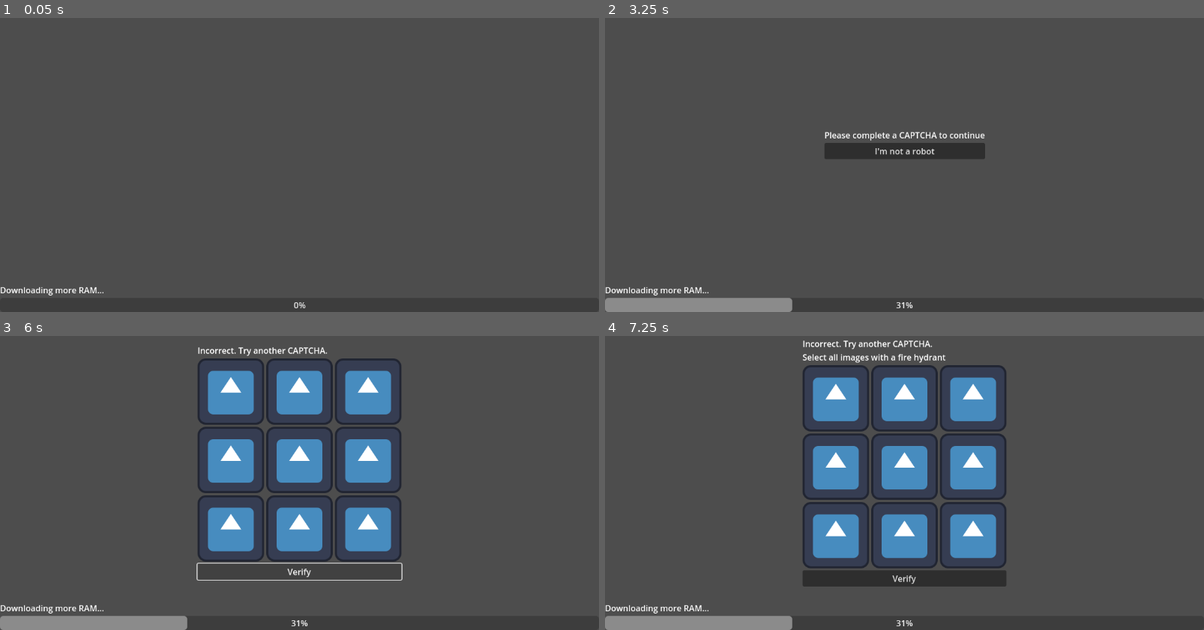
Above: before the commit, frames 1-4 (two rows, left to right).
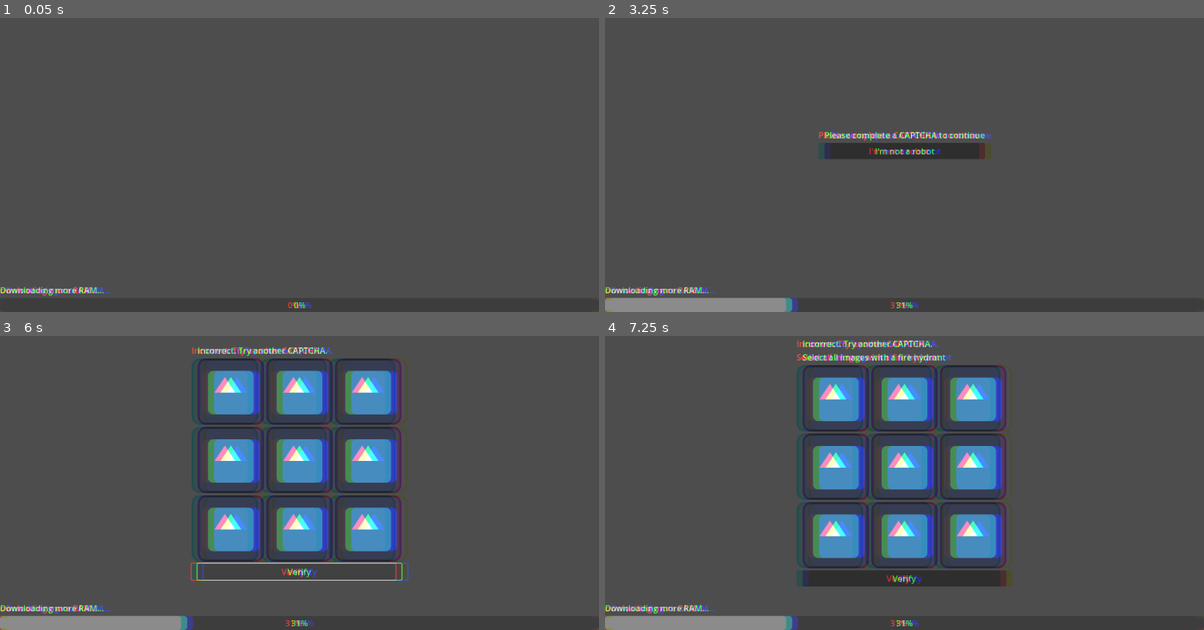
Above: after the commit, the same moments.

Repository: asalhi1/GMTK2025
Game: Godot game, scene res://Levels/level2.tscn
Same seed, same stepped clock (60 frames per second), same inputs: the game is played once before the commit and once after it. The engine's default icon, where the game draws it, is replaced by a stand-in: a white triangle on a blue panel in a dark square.
Inputs (mouse positions are in pixels of both pictures, inside the frame that each line leads up to):
- Up to frame 1 (0.05 s): no input
- Up to frame 2 (3.25 s): move the mouse to (1036, 126) at 0.52 s; hold Right (ui_right) 0.53-1.28 s; click (1036, 126) at 0.67 s; move the mouse to (784, 162) at 1.27 s; hold Left (ui_left) 1.28-2.03 s; click (784, 162) at 1.42 s; move the mouse to (964, 70) at 2.02 s; hold Right (ui_right) from 2.03 s (still down); click (964, 70) at 2.17 s; move the mouse to (874, 212) at 2.77 s; click (874, 212) at 2.92 s
- Up to frame 3 (6 s): move the mouse to (479, 512) at 3.52 s; release Right (ui_right) at 3.53 s; hold Left (ui_left) 3.53-5 s; click (479, 512) at 3.67 s; move the mouse to (119, 412) at 4.27 s; click (119, 412) at 4.42 s; click "I'm not a robot" at 5 s; click "Verify" at 5.75 s
- Up to frame 4 (7.25 s): move the mouse to (934, 462) at 6.52 s; hold Left (ui_left) from 6.53 s (still down); click (934, 462) at 6.67 s

The runs differ from the first frame. In frame 1, 0.4% of the frame differs, in the area x 0-53%, y 91-99%; in frame 2, 1.4%; in frame 3, 8.5%; in frame 4, 9.1%, in the area x 0-68%, y 1-100%.

Commit message:
Level 4 Logic, Glitch Shader

Diff:
--- /dev/null
+++ b/Levels/Level4/crosshair.tscn
@@ -0,0 +1,14 @@
+[gd_scene format=3 uid="uid://cbevij5ckrtc1"]
+
+[node name="Crosshair" type="Node2D"]
+
+[node name="Line2D" type="Line2D" parent="."]
+position = Vector2(0, -30)
+points = PackedVector2Array(0, 2, 0, 60)
+width = 5.0
+
+[node name="Line2D2" type="Line2D" parent="."]
+position = Vector2(31, -1)
+rotation = 1.5708
+points = PackedVector2Array(0, 2, 0, 60)
+width = 5.0
--- /dev/null
+++ b/Levels/Level4/duck.tscn
@@ -0,0 +1,31 @@
+[gd_scene load_steps=5 format=3 uid="uid://c2mbdg6yrafb1"]
+
+[ext_resource type="Texture2D" uid="uid://crhdopqg84qo0" path="res://icon.svg" id="1_dauhj"]
+[ext_resource type="Script" uid="uid://s0j57shebkje" path="res://Scripts/duck.gd" id="1_vvu0r"]
+
+[sub_resource type="SpriteFrames" id="SpriteFrames_dauhj"]
+animations = [{
+"frames": [{
+"duration": 1.0,
+"texture": ExtResource("1_dauhj")
+}],
+"loop": true,
+"name": &"default",
+"speed": 5.0
+}]
+
+[sub_resource type="RectangleShape2D" id="RectangleShape2D_vvu0r"]
+size = Vector2(121, 122)
+
+[node name="Duck" type="Area2D"]
+script = ExtResource("1_vvu0r")
+speed = 100
+
+[node name="AnimatedSprite2D" type="AnimatedSprite2D" parent="."]
+sprite_frames = SubResource("SpriteFrames_dauhj")
+
+[node name="CollisionShape2D" type="CollisionShape2D" parent="."]
+position = Vector2(0.5, 0)
+shape = SubResource("RectangleShape2D_vvu0r")
+
+[connection signal="input_event" from="." to="." method="_on_input_event"]
--- /dev/null
+++ b/Levels/Level4/level4.tscn
@@ -0,0 +1,36 @@
+[gd_scene load_steps=4 format=3 uid="uid://b2qch1svmbjpp"]
+
+[ext_resource type="Script" uid="uid://bs8150myfx7tq" path="res://Scripts/level_4.gd" id="1_1nblm"]
+[ext_resource type="PackedScene" uid="uid://c2mbdg6yrafb1" path="res://Levels/Level4/duck.tscn" id="1_qtf76"]
+[ext_resource type="PackedScene" uid="uid://cbevij5ckrtc1" path="res://Levels/Level4/crosshair.tscn" id="3_u7xlw"]
+
+[node name="Level4" type="Control" node_paths=PackedStringArray("duck_container", "progress_bar")]
+layout_mode = 3
+anchors_preset = 15
+anchor_right = 1.0
+anchor_bottom = 1.0
+grow_horizontal = 2
+grow_vertical = 2
+mouse_filter = 1
+script = ExtResource("1_1nblm")
+duck_scene = ExtResource("1_qtf76")
+crosshair_scene = ExtResource("3_u7xlw")
+duck_container = NodePath("BarContainer")
+progress_bar = NodePath("BarContainer/ProgressBar")
+
+[node name="BarContainer" type="VBoxContainer" parent="."]
+layout_mode = 1
+anchors_preset = 12
+anchor_top = 1.0
+anchor_right = 1.0
+anchor_bottom = 1.0
+offset_top = -54.0
+grow_horizontal = 2
+grow_vertical = 0
+
+[node name="ProgressBar" type="ProgressBar" parent="BarContainer"]
+layout_mode = 2
+
+[node name="Label" type="Label" parent="BarContainer"]
+layout_mode = 2
+text = "Loading..."
--- a/Levels/level_1.tscn
+++ b/Levels/level_1.tscn
@@ -16,9 +16,11 @@
 bg_color = Color(0.0833298, 0.726508, 0, 1)
 
 [node name="Level1" type="Node2D"]
+position = Vector2(38, 9)
 script = ExtResource("1_3mhv4")
 
 [node name="Player" type="CharacterBody2D" parent="."]
+position = Vector2(-198, 9)
 script = ExtResource("2_rf6l5")
 
 [node name="Sprite2D" type="Sprite2D" parent="Player"]
--- /dev/null
+++ b/Scripts/duck.gd
@@ -0,0 +1,19 @@
+extends Area2D
+
+@export var speed : int
+var was_shot := false
+signal duck_shot
+
+func _physics_process(delta: float) -> void:
+	if was_shot:
+		return
+	position.x += speed * delta
+	if position.x > get_viewport_rect().size.x + 50:
+		position.x = -50  # Wrap around to left
+
+func _on_input_event(viewport, event, shape_idx):
+	if event is InputEventMouseButton and event.pressed:
+		was_shot = true
+		hide()
+		duck_shot.emit()
+		queue_free()
--- a/Scripts/level_2.gd
+++ b/Scripts/level_2.gd
@@ -64,7 +64,7 @@
 	while loading_bar.value < 100:
 		loading_bar.value += 1
 		await get_tree().create_timer(0.03).timeout
-	# Go to next level, or show crash
+	TransitionManager.transition_to("res://Levels/level3.tscn")
 
 func _on_captcha_button_pressed() -> void:
 	captcha_ui.visible = true
--- /dev/null
+++ b/Scripts/level_4.gd
@@ -0,0 +1,33 @@
+extends Control
+
+@export var duck_scene : PackedScene
+@export var crosshair_scene : PackedScene
+@export var duck_container : Node
+@export var progress_bar : ProgressBar
+
+var total_ducks := 6
+var ducks_shot := 0
+var crosshair
+
+func _ready():
+	Input.set_mouse_mode(Input.MOUSE_MODE_HIDDEN)
+	crosshair = crosshair_scene.instantiate()
+	add_child(crosshair)
+	for i in total_ducks:
+		var duck = duck_scene.instantiate()
+		duck.position = Vector2(-i * 200 + 1000, -100)
+		duck_container.add_child(duck)
+		duck.duck_shot.connect(_on_duck_shot)
+
+func _process(delta: float) -> void:
+	crosshair.global_position = get_viewport().get_mouse_position()
+
+func _on_duck_shot():
+	ducks_shot += 1
+	var t = create_tween()
+	t.set_trans(Tween.TRANS_CUBIC)
+	t.set_ease(Tween.EASE_IN_OUT)
+	t.tween_property(progress_bar, "value", float(ducks_shot) / total_ducks * 100.0, .5)
+	#progress_bar.value = float(ducks_shot) / total_ducks * 100.0
+	if ducks_shot == total_ducks:
+		print("Loading complete!")
--- a/Scripts/terminal.gd
+++ b/Scripts/terminal.gd
@@ -25,7 +25,7 @@
 			loading_bar.value = 100
 			history.text += "\nResuming loading sequence..."
 			await get_tree().create_timer(1.0).timeout
-			# Emit signal or change scene
+			TransitionManager.transition_to("res://Levels/Level4/level4.tscn")
 		"help":
 			history.text += "\nAvailable commands:\n - status\n - launch_missiles\n - make_coffee\n - reboot\n - help\n - clear"
 		"status":
--- /dev/null
+++ b/Utilities/transition_manager.gd
@@ -0,0 +1,15 @@
+extends CanvasLayer
+
+@onready var overlay = $ColorRect
+@onready var animation_player = $AnimationPlayer
+
+var target_scene_path : String
+
+func transition_to(scene_path: String):
+	target_scene_path = scene_path
+	animation_player.play("glitch_out")
+
+func _on_animation_player_animation_finished(anim_name: StringName) -> void:
+	if anim_name == "glitch_out":
+		get_tree().change_scene_to_file(target_scene_path)
+		animation_player.play("glitch_in")
--- /dev/null
+++ b/Utilities/transition_manager.gdshader
@@ -0,0 +1,48 @@
+shader_type canvas_item;
+
+uniform sampler2D SCREEN_TEXTURE : hint_screen_texture;
+
+// 振動の強さ
+uniform float shake_power = 0.03;
+// 振動率
+uniform float shake_rate : hint_range( 0.0, 1.0 ) = 0.2;
+// 振動速度
+uniform float shake_speed = 5.0;
+// 振動ブロックサイズ
+uniform float shake_block_size = 30.5;
+// 色の分離率
+uniform float shake_color_rate : hint_range( 0.0, 1.0 ) = 0.01;
+
+float random( float seed )
+{
+	return fract( 543.2543 * sin( dot( vec2( seed, seed ), vec2( 3525.46, -54.3415 ) ) ) );
+}
+
+void fragment( )
+{
+	float enable_shift = float(
+		random( trunc( TIME * shake_speed ) )
+	<	shake_rate
+	);
+
+	vec2 fixed_uv = SCREEN_UV;
+	fixed_uv.x += (
+		random(
+			( trunc( SCREEN_UV.y * shake_block_size ) / shake_block_size )
+		+	TIME
+		) - 0.5
+	) * shake_power * enable_shift;
+
+	vec4 pixel_color = textureLod( SCREEN_TEXTURE, fixed_uv, 0.0 );
+	pixel_color.r = mix(
+		pixel_color.r
+	,	textureLod( SCREEN_TEXTURE, fixed_uv + vec2( shake_color_rate, 0.0 ), 0.0 ).r
+	,	enable_shift
+	);
+	pixel_color.b = mix(
+		pixel_color.b
+	,	textureLod( SCREEN_TEXTURE, fixed_uv + vec2( -shake_color_rate, 0.0 ), 0.0 ).b
+	,	enable_shift
+	);
+	COLOR = pixel_color;
+}
--- /dev/null
+++ b/Utilities/transition_manager.tscn
@@ -0,0 +1,122 @@
+[gd_scene load_steps=8 format=3 uid="uid://ccmeu1667gw7i"]
+
+[ext_resource type="Script" uid="uid://peevp082b8sw" path="res://Utilities/transition_manager.gd" id="1_e6kkr"]
+[ext_resource type="Shader" uid="uid://cvbbwxflyn5rb" path="res://Utilities/transition_manager.gdshader" id="2_xdkq7"]
+
+[sub_resource type="ShaderMaterial" id="ShaderMaterial_w4uv1"]
+shader = ExtResource("2_xdkq7")
+shader_parameter/shake_power = 0.0
+shader_parameter/shake_rate = 0.2
+shader_parameter/shake_speed = 5.0
+shader_parameter/shake_block_size = 30.5
+shader_parameter/shake_color_rate = 0.01
+
+[sub_resource type="Animation" id="Animation_x1v4d"]
+resource_name = "glitch_out"
+tracks/0/type = "value"
+tracks/0/imported = false
+tracks/0/enabled = true
+tracks/0/path = NodePath("ColorRect:color")
+tracks/0/interp = 1
+tracks/0/loop_wrap = true
+tracks/0/keys = {
+"times": PackedFloat32Array(0, 1),
+"transitions": PackedFloat32Array(1, 1),
+"update": 0,
+"values": [Color(0, 0, 0, 0), Color(0, 0, 0, 1)]
+}
+tracks/1/type = "value"
+tracks/1/imported = false
+tracks/1/enabled = true
+tracks/1/path = NodePath("ColorRect:material:shader_parameter/shake_power")
+tracks/1/interp = 1
+tracks/1/loop_wrap = true
+tracks/1/keys = {
+"times": PackedFloat32Array(0, 1),
+"transitions": PackedFloat32Array(1, 1),
+"update": 0,
+"values": [0.0, 0.5]
+}
+
+[sub_resource type="Animation" id="Animation_e6kkr"]
+length = 0.001
+tracks/0/type = "value"
+tracks/0/imported = false
+tracks/0/enabled = true
+tracks/0/path = NodePath("ColorRect:color")
+tracks/0/interp = 1
+tracks/0/loop_wrap = true
+tracks/0/keys = {
+"times": PackedFloat32Array(0),
+"transitions": PackedFloat32Array(1),
+"update": 0,
+"values": [Color(0, 0, 0, 0)]
+}
+tracks/1/type = "value"
+tracks/1/imported = false
+tracks/1/enabled = true
+tracks/1/path = NodePath("ColorRect:material:shader_parameter/shake_power")
+tracks/1/interp = 1
+tracks/1/loop_wrap = true
+tracks/1/keys = {
+"times": PackedFloat32Array(0),
+"transitions": PackedFloat32Array(1),
+"update": 0,
+"values": [0.0]
+}
+
+[sub_resource type="Animation" id="Animation_xdkq7"]
+resource_name = "glitch_in"
+tracks/0/type = "value"
+tracks/0/imported = false
+tracks/0/enabled = true
+tracks/0/path = NodePath("ColorRect:color")
+tracks/0/interp = 1
+tracks/0/loop_wrap = true
+tracks/0/keys = {
+"times": PackedFloat32Array(0, 1),
+"transitions": PackedFloat32Array(1, 1),
+"update": 0,
+"values": [Color(0, 0, 0, 1), Color(0, 0, 0, 0)]
+}
+tracks/1/type = "value"
+tracks/1/imported = false
+tracks/1/enabled = true
+tracks/1/path = NodePath("ColorRect:material:shader_parameter/shake_power")
+tracks/1/interp = 1
+tracks/1/loop_wrap = true
+tracks/1/keys = {
+"times": PackedFloat32Array(0, 1),
+"transitions": PackedFloat32Array(1, 1),
+"update": 0,
+"values": [0.5, 0.0]
+}
+
+[sub_resource type="AnimationLibrary" id="AnimationLibrary_w4uv1"]
+_data = {
+&"RESET": SubResource("Animation_e6kkr"),
+&"glitch_in": SubResource("Animation_xdkq7"),
+&"glitch_out": SubResource("Animation_x1v4d")
+}
+
+[node name="TransitionManager" type="CanvasLayer"]
+script = ExtResource("1_e6kkr")
+
+[node name="ColorRect" type="ColorRect" parent="."]
+material = SubResource("ShaderMaterial_w4uv1")
+anchors_preset = 15
+anchor_right = 1.0
+anchor_bottom = 1.0
+grow_horizontal = 2
+grow_vertical = 2
+mouse_filter = 2
+color = Color(0, 0, 0, 0)
+
+[node name="AnimationPlayer" type="AnimationPlayer" parent="."]
+libraries = {
+&"": SubResource("AnimationLibrary_w4uv1")
+}
+
+[node name="AudioStreamPlayer" type="AudioStreamPlayer" parent="."]
+
+[connection signal="animation_finished" from="AnimationPlayer" to="." method="_on_animation_player_animation_finished"]
--- a/project.godot
+++ b/project.godot
@@ -15,6 +15,10 @@
 config/features=PackedStringArray("4.4", "GL Compatibility")
 config/icon="res://icon.svg"
 
+[autoload]
+
+TransitionManager="*res://Utilities/transition_manager.tscn"
+
 [rendering]
 
 renderer/rendering_method="gl_compatibility"
Not shown, added: Scripts/duck.gd.uid
Not shown, added: Scripts/level_4.gd.uid
Not shown, added: Utilities/transition_manager.gd.uid
Not shown, added: Utilities/transition_manager.gdshader.uid
